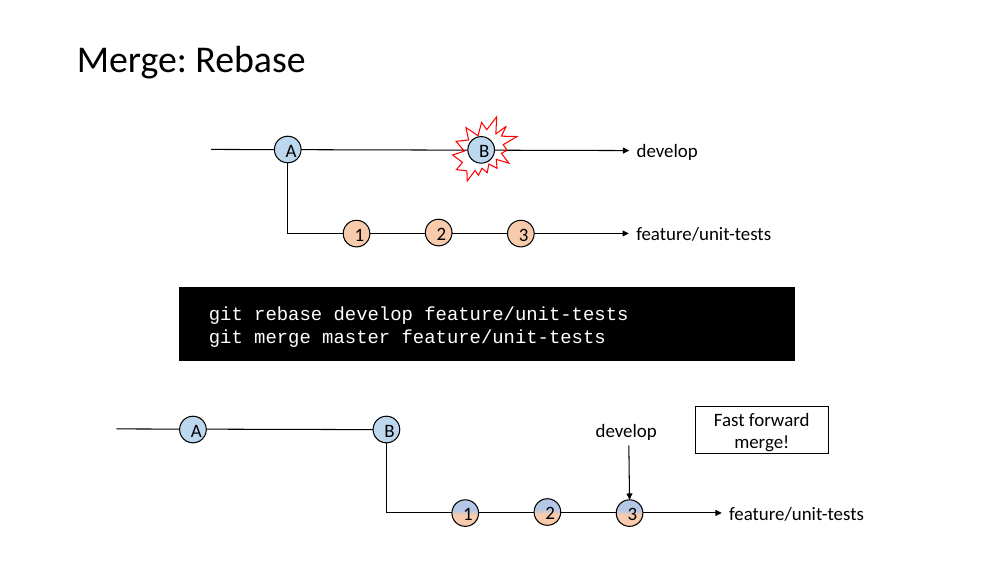
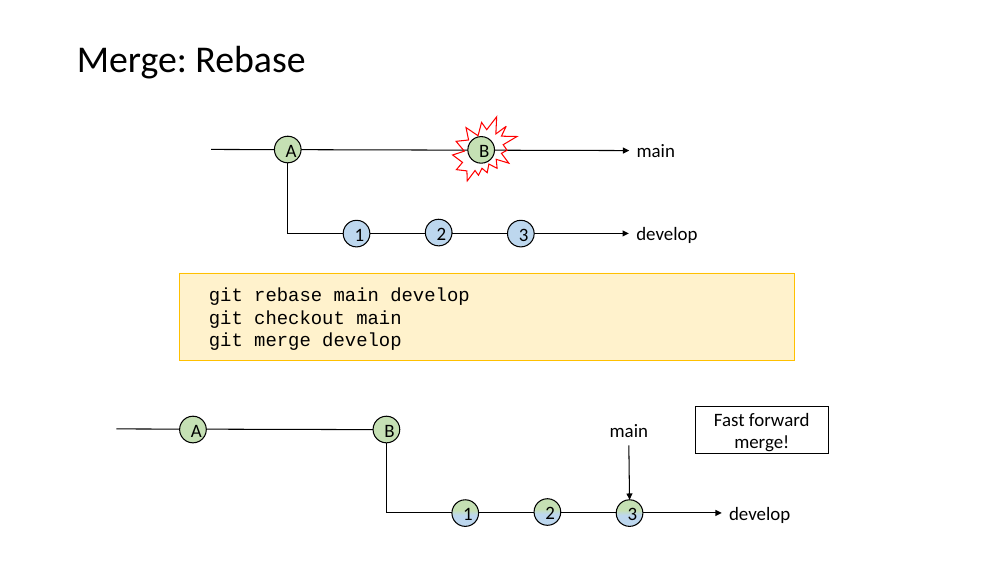
Before and after one commit to LFKoning/knowledge-sharing, a slide deck: slide 56 of git_course/1_basics/git_basic.pptx (slide 51 before the commit). Drawn at 1008x567 pixels with LibreOffice and Linux fonts; fonts in the diff are those of the drawing. Boxes give left, top, right and bottom in pixels: in the first picture for what was removed or moved away, otherwise in the second. Text is boxed around its words. In the diff, an @@ line names an element or a change of style, - is before the commit and + after.

```diff
--- a/git_course/1_basics/git_basic.pptx
+++ b/git_course/1_basics/git_basic.pptx
@@ text at (637, 144, 675, 157): text changed @@
-develop
+main
@@ fill #F8CBAD to #BDD7EE in 3 elements at (426, 219, 452, 246), (343, 220, 370, 247), (507, 220, 534, 247) @@
@@ text at (636, 227, 697, 243): text changed @@
-feature/unit-tests
+develop
@@ rectangle "git rebase main develop": place and size @@
-rectangle "git rebase main develop" at (179, 288, 795, 361)
+rectangle "git rebase main develop" at (179, 273, 795, 361)
@@ rectangle "git rebase main develop" at (179, 273, 795, 361): fill #000000 to #FFF2CC; outline #000000 1 pt to #FFC000 0.5 pt @@
@@ text in rectangle at (209, 288, 469, 350): text changed; text colour #FFFFFF to #000000 @@
-git rebase develop feature/unit-tests
-git merge master feature/unit-tests
+git rebase main develop
+git checkout main
+git merge develop
@@ fill #BDD7EE to #C5E0B4 in 4 elements at (274, 136, 301, 163), (468, 137, 495, 163), (180, 417, 206, 443), (373, 417, 399, 443) @@
@@ text at (610, 424, 648, 437): text changed @@
-develop
+main
@@ fill gradient #B4C7E7 to #F8CBAD to gradient #C5E0B4 to #BDD7EE in 3 elements at (534, 499, 560, 526), (452, 500, 479, 526), (616, 500, 643, 526) @@
@@ text at (729, 507, 790, 523): text changed @@
-feature/unit-tests
+develop
```
Also in this commit, not shown: 40 other slides changed, 10 slides added, 2 other files.
